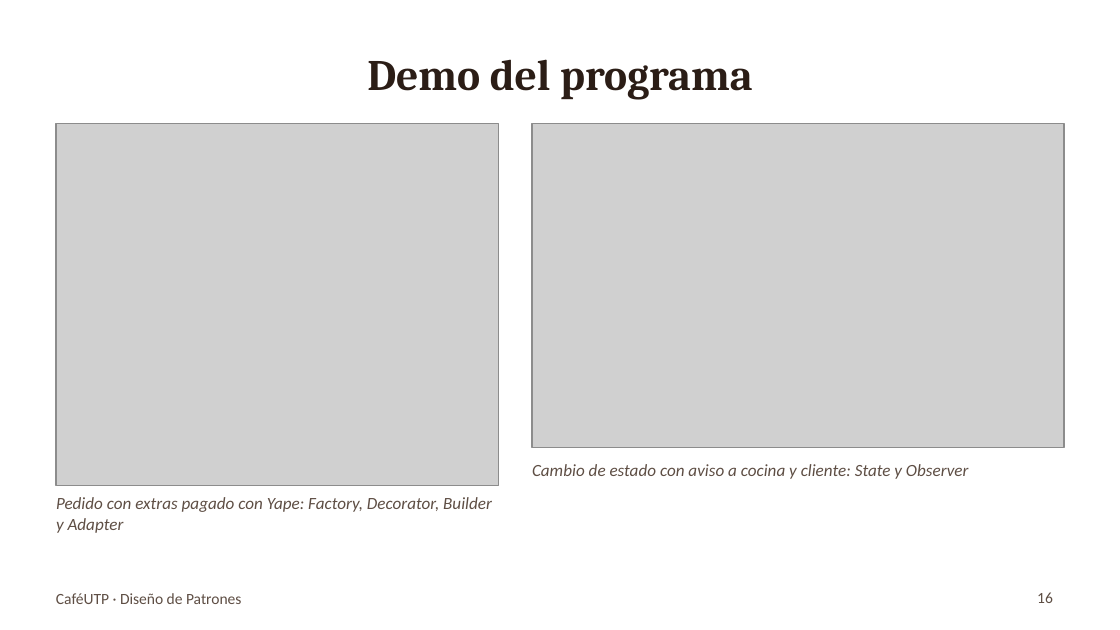
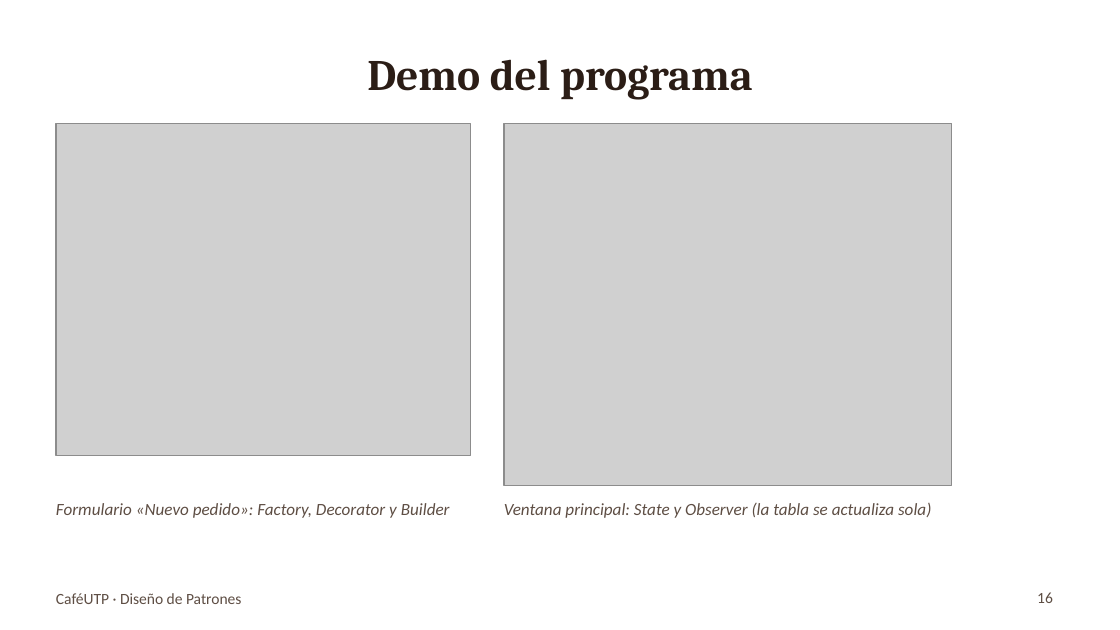
Before and after one commit to gian1475/Patrones_final, a slide deck: slide 16 of entregables/Presentacion_CafeUTP.pptx. Drawn at 1120x630 pixels with LibreOffice and Linux fonts; fonts in the diff are those of the drawing; grey boxes stand for pictures. Boxes give left, top, right and bottom in pixels: in the first picture for what was removed or moved away, otherwise in the second. Text is boxed around its words. In the diff, an @@ line names an element or a change of style, - is before the commit and + after.

```diff
--- a/entregables/Presentacion_CafeUTP.pptx
+++ b/entregables/Presentacion_CafeUTP.pptx
@@ picture: place and size @@
-picture at box(56, 123, 498, 486)
+picture at box(56, 123, 470, 456)
@@ picture: place and size @@
-picture at box(532, 123, 1064, 448)
+picture at box(504, 123, 952, 485)
@@ text at box(56, 503, 450, 518): text changed @@
-Pedido con extras pagado con Yape: Factory, Decorator, Builder y Adapter
+Formulario «Nuevo pedido»: Factory, Decorator y Builder
@@ text at box(504, 503, 931, 518): text changed @@
-Cambio de estado con aviso a cocina y cliente: State y Observer
+Ventana principal: State y Observer (la tabla se actualiza sola)
```
Also in this commit, not shown: 13 other slides changed, 18 other files.
